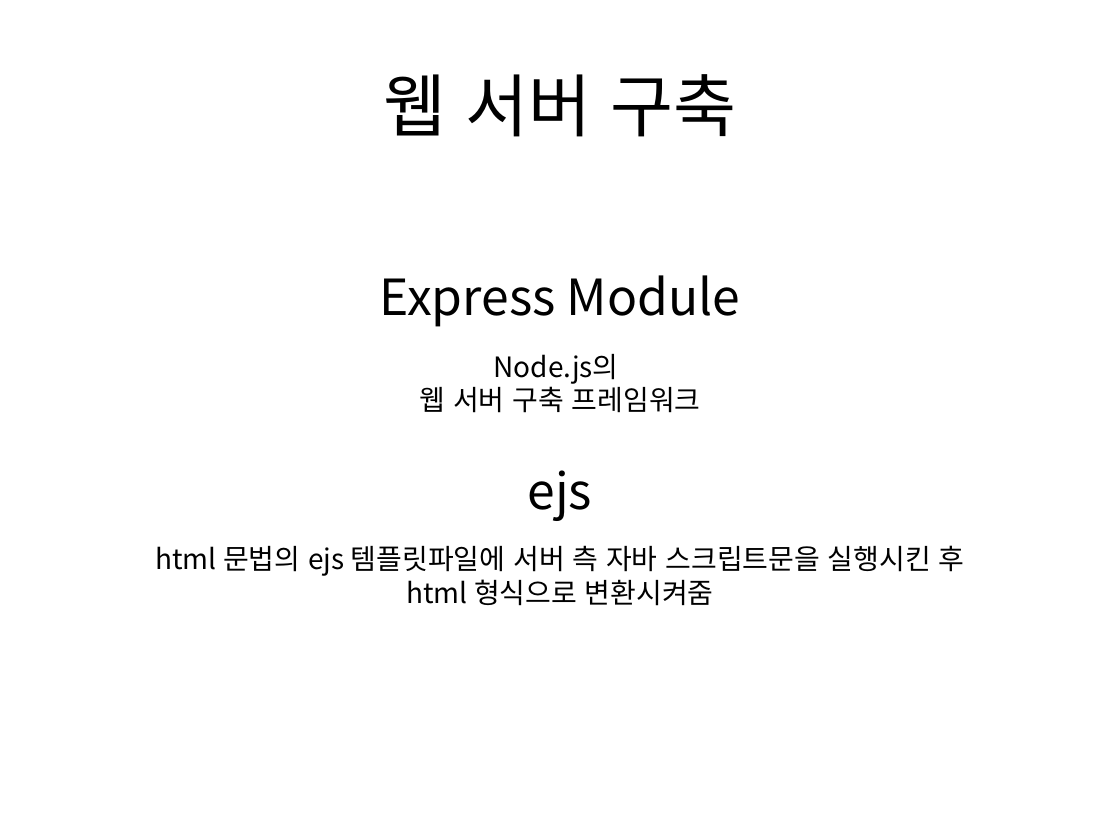
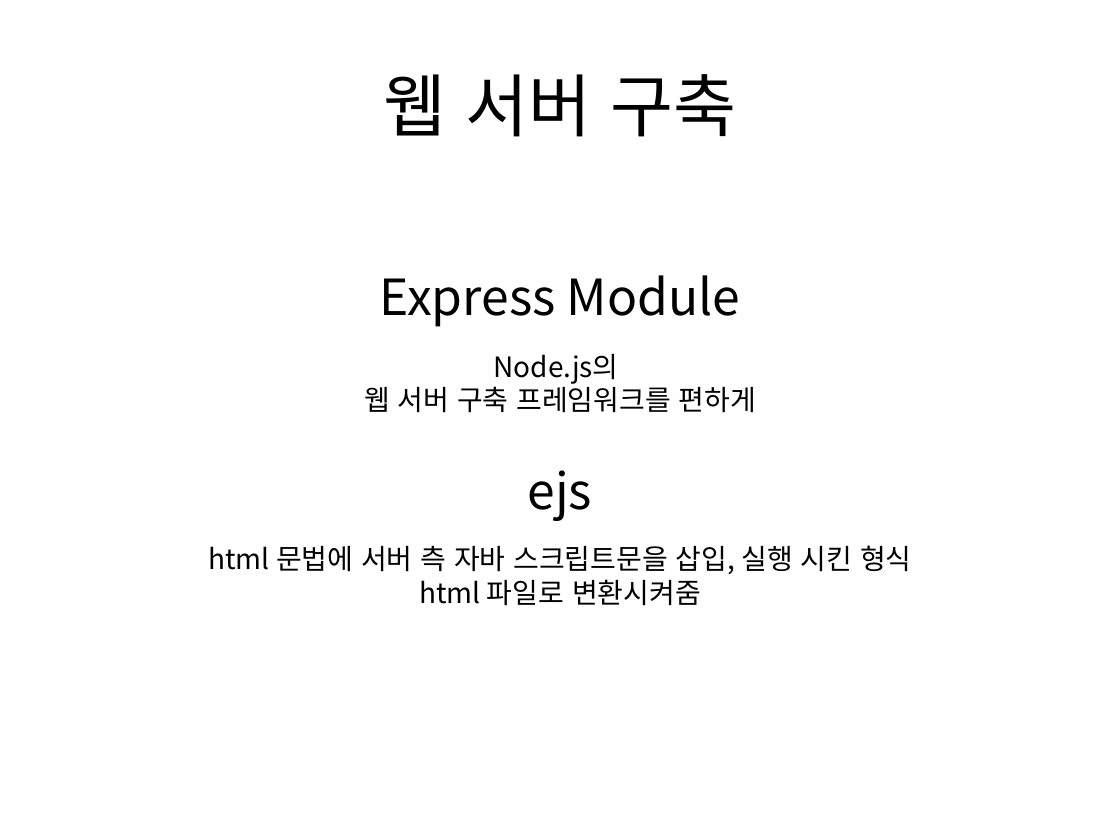
Before and after one commit to momo1108/csl, a slide deck: slide 51 of Algorithm/발표2.pptx. Drawn at 1120x840 pixels with LibreOffice and Linux fonts; fonts in the diff are those of the drawing. Boxes give left, top, right and bottom in pixels: in the first picture for what was removed or moved away, otherwise in the second. Text is boxed around its words. In the diff, an @@ line names an element or a change of style, - is before the commit and + after.

```diff
--- a/Algorithm/발표2.pptx
+++ b/Algorithm/발표2.pptx
@@ text at (364, 382, 756, 413): text changed @@
-웹 서버 구축 프레임워크
+웹 서버 구축 프레임워크를 편하게
@@ text at (208, 545, 912, 606): text changed @@
-html 문법의 ejs 템플릿파일에 서버 측 자바 스크립트문을 실행시킨 후 html 형식으로 변환시켜줌
+html 문법에 서버 측 자바 스크립트문을 삽입, 실행 시킨 형식
+html 파일로 변환시켜줌
```
Also in this commit, not shown: 12 other slides changed, 9 other files.
